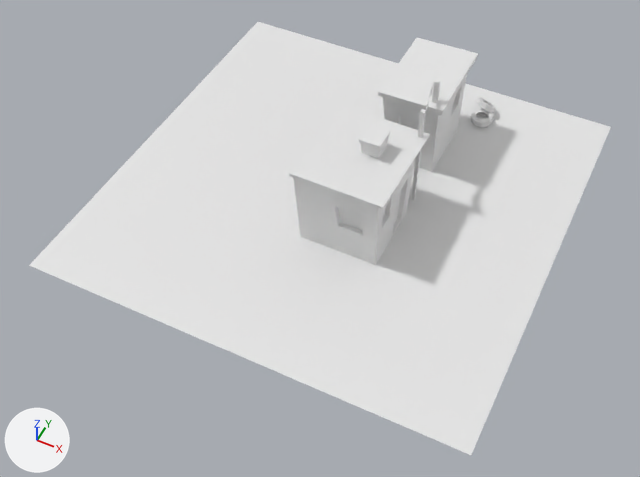
The FBX model Assets/Models/Casa de Favela 01.fbx, before and after one commit.
One viewpoint serves both versions: a 50 mm camera at (1.21, -2.63, 2.91) aimed at (0.04, -0.3, 0.0). Arrows for +X, +Y and +Z are at lower left; the lights stay in place. Materials are left out; every surface is plain grey. Where no turn or scale is listed for an object, it has been applied to the vertices.

Objects in the first picture: 'Casa de Favela 01'.
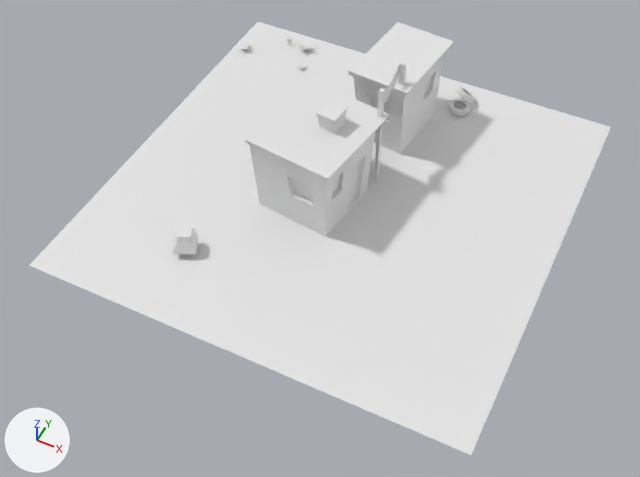
Where the change shows, as pixel boxes (x1, y1, x2, y2) in the pictures (640 x 477 px; the box of a moved part takes in the faces that stretch with it):
part 1 of me_casa_de_favela_01, moved or reshaped: before (289, 105, 430, 265); after (245, 81, 391, 237)
part 2 of me_casa_de_favela_01, moved or reshaped: before (359, 123, 391, 159); after (316, 98, 349, 133)
part 3 of me_casa_de_favela_01, moved or reshaped: before (378, 38, 478, 172); after (348, 22, 454, 154)
part 4 of me_casa_de_favela_01, moved or reshaped: before (411, 109, 426, 201); after (374, 88, 385, 180)
part 5 of me_casa_de_favela_01, moved or reshaped: before (432, 79, 440, 103); after (398, 62, 406, 85)
part 6 of me_casa_de_favela_01, moved or reshaped: before (476, 97, 496, 114); after (456, 86, 476, 104)
part 7 of me_casa_de_favela_01, moved or reshaped: before (471, 109, 493, 127); after (449, 98, 470, 116)
part 8 of me_casa_de_favela_01, added: after (299, 41, 314, 51)
part 9 of me_casa_de_favela_01, added: after (130, 85, 504, 373)
part 10 of me_casa_de_favela_01, added: after (384, 64, 400, 102)
part 11 of me_casa_de_favela_01, added: after (472, 100, 574, 169)
part 12 of me_casa_de_favela_01, added: after (173, 227, 199, 255)

The change in detail:
me_casa_de_favela_01 is used by ob_casa_de_favela_01; location (0.0, 0.0, 0.0).
Verts and faces of me_casa_de_favela_01; kept vertices keep their numbers, new ones are numbered from 296.
me_casa_de_favela_01 had 296 vertices, 272 faces and spanned x -1.0..1.0, y -1.0..1.0, z 0.0..0.52.
me_casa_de_favela_01 now has 436 vertices, 401 faces and spans x -1.0..1.0, y -1.0..1.0, z -0.01..0.52.
me_casa_de_favela_01 part 1: the loose piece of 48 vertices spanning x -0.07..0.35, y -0.37..0.13, z 0.0..0.4 is turned -7 degrees about the z axis through its middle, then moved by (-0.23, 0.07, 0.0).
me_casa_de_favela_01 part 2: the loose piece of 16 vertices spanning x 0.13..0.23, y -0.13..-0.02, z 0.38..0.48 is moved by (-0.23, 0.07, 0.0).
me_casa_de_favela_01 part 3: the loose piece of 40 vertices spanning x 0.04..0.35, y 0.27..0.72, z 0.0..0.41 is turned -7 degrees about the z axis through its middle, then moved by (-0.16, 0.06, 0.0).
me_casa_de_favela_01 part 4: the loose piece of 8 vertices spanning x 0.31..0.33, y 0.09..0.11, z 0.0..0.52 is moved by (-0.21, 0.05, 0.0).
me_casa_de_favela_01 part 5: the loose piece of 8 vertices spanning x 0.28..0.31, y 0.31..0.33, z 0.38..0.52 is moved by (-0.18, 0.05, 0.0).
me_casa_de_favela_01 part 6: the loose piece of 81 vertices spanning x 0.35..0.46, y 0.78..0.88, z 0.0..0.09 is moved by (-0.12, 0.03, 0.0).
me_casa_de_favela_01 part 7: the loose piece of 81 vertices spanning x 0.36..0.47, y 0.7..0.8, z 0.01..0.04 is moved by (-0.13, 0.03, 0.0).
me_casa_de_favela_01 part 8: a new loose piece of 25 vertices spanning x -0.69..-0.59, y 0.84..0.93, z -0.01..0.04.
me_casa_de_favela_01 part 9: a new loose piece of 16 vertices spanning x -0.87..0.85, y -0.92..0.61, z 0.0.
me_casa_de_favela_01 part 10: a new loose piece of 14 vertices spanning x 0.09..0.11, y 0.15..0.38, z 0.39..0.51.
Part 11, on me_casa_de_favela_01:
New vertex 296 is at (0.35, 0.78, 0.0), pixel (472, 114).
New vertex 297 is at (0.55, 0.58, 0.0), pixel (496, 151).
New vertex 298 is at (0.8, 0.56, 0.0), pixel (544, 169).
New vertex 299 is at (0.88, 0.77, 0.0), pixel (574, 147).
New vertex 300 is at (0.82, 0.86, 0.0), pixel (567, 133).
New vertex 301 is at (0.75, 0.85, 0.0), pixel (553, 129).
New vertex 302 is at (0.37, 0.92, 0.0), pixel (485, 99).
New vertex 303 is at (0.75, 0.71, 0.0), pixel (544, 147).
New faces: (301, 302, 303), (296, 297, 303), (296, 303, 302), (298, 299, 303), (299, 300, 303), (300, 301, 303).
New faces: (297, 298, 303).
Part 12, on me_casa_de_favela_01:
12 vertices are added at x -0.51..-0.38, y -0.69..-0.56, z 0.03..0.12.
9 new faces join them.
